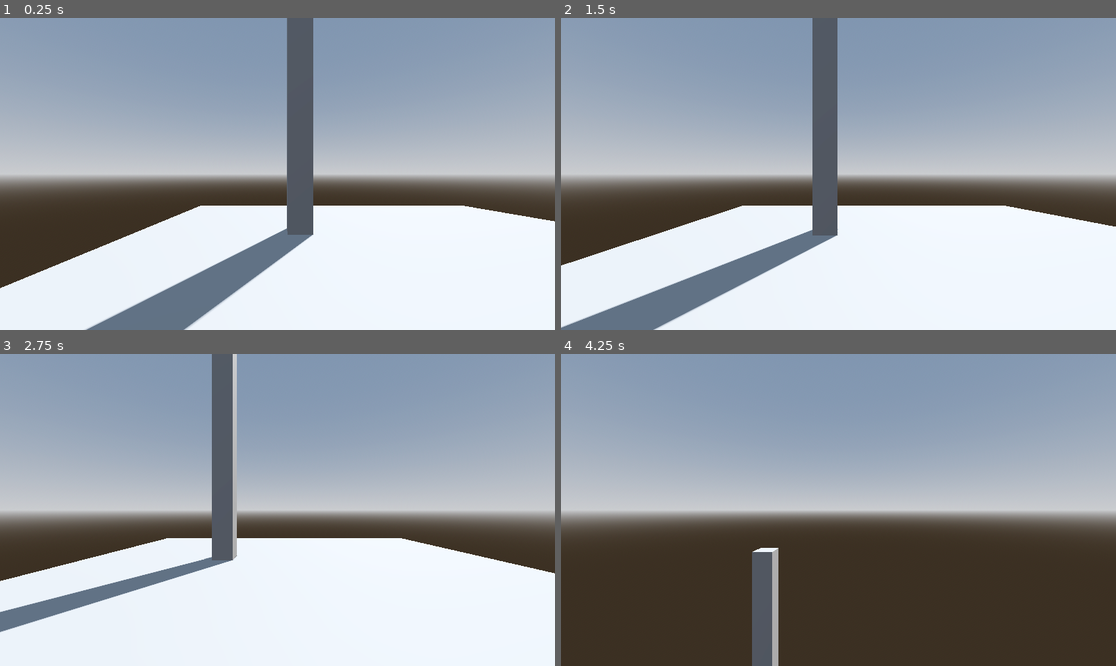
Above: before the commit, frames 1-4 (two rows, left to right).
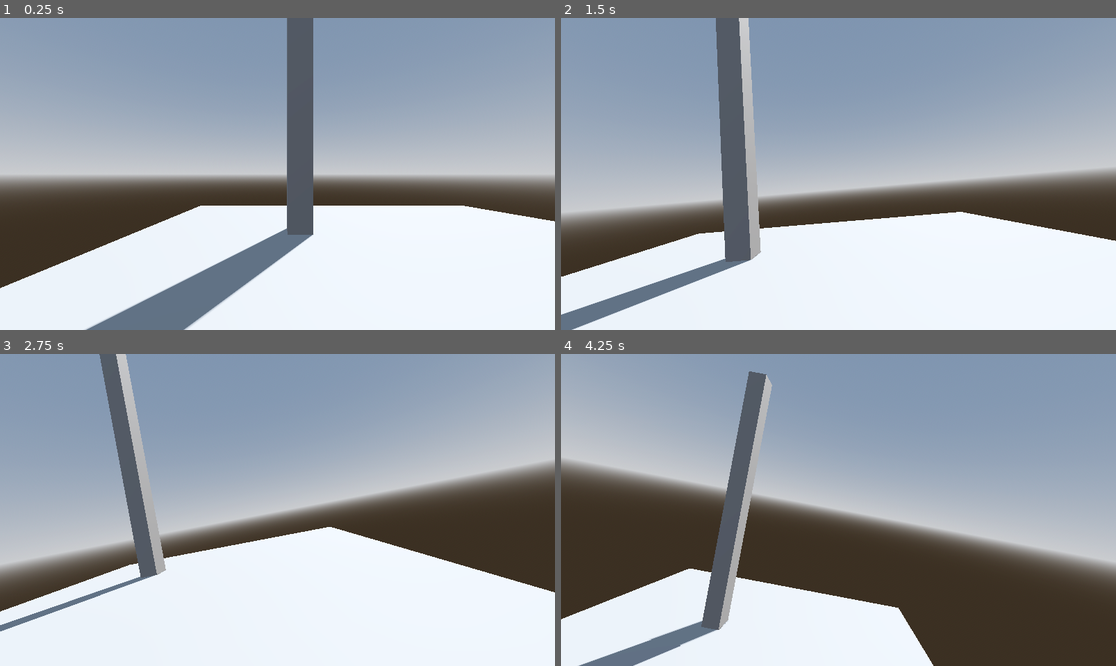
Above: after the commit, the same moments.

Repository: j-ramljak/Dron.co
Game: Godot game, scene res://Scenes/main.tscn
Same seed, same stepped clock (60 frames per second), same inputs: the game is played once before the commit and once after it.
Inputs:
- Up to frame 1 (0.25 s): no input
- Up to frame 2 (1.5 s): hold Right (go_right) 0.53-1.28 s; tap Up (go_front) at 0.6, 1.35 s; hold Down (go_back) from 1.28 s (still down)
- Up to frame 3 (2.75 s): release Down (go_back) at 2.03 s; hold Right (go_right) from 2.03 s (still down); tap Up (go_front) at 2.1 s
- Up to frame 4 (4.25 s): release Right (go_right) at 2.78 s; hold W (go_up) 2.78-3.53 s; tap Up (go_front) at 2.85, 3.6 s; hold Left (go_left) from 3.53 s (still down)

The runs differ from the first frame. In frame 1, less than 0.1% of the frame differs, in the area x 1-97%, y 60-86%; in frame 2, 23%; in frame 3, 26%; in frame 4, 35%, in the area x 0-100%, y 5-100%.

Commit message:
Rotation effect

Diff:
--- a/Scenes/drone_player.gd
+++ b/Scenes/drone_player.gd
@@ -1,45 +1,57 @@
 extends CharacterBody3D
 
-const SPEED = 5.0
-const JUMP_VELOCITY = 4.5
-const JOYSTICK_LOOK_SENSITIVITY = 2.0
+@export var SPEED = 50.0
+@export var JOYSTICK_LOOK_SENSITIVITY = 2.0
+@export var FRICTION = 0.9
+@export var TILT_STRENGTH = 0.2
+@export var TILT_SMOOTHNESS = 4.0
 
 @onready var head = $Head
 @onready var camera = $Head/Camera3D
-var acceleration_x=0
-var acceleration_y=0
-var acceleration_z=0
+
+var acceleration := Vector3.ZERO
+
 func _physics_process(delta: float) -> void:
+	# Movement
+	var input_dir := Input.get_vector("go_left", "go_right", "go_front", "go_back")
+	var direction := (transform.basis * Vector3(input_dir.x, 0, input_dir.y)).normalized()
 
-	# Add the gravity.
-	#if not is_on_floor():
-		#velocity += get_gravity() * delta
+	if direction != Vector3.ZERO:
+		acceleration.x = direction.x * SPEED
+		acceleration.z = direction.z * SPEED
+	else:
+		acceleration.x = 0.0
+		acceleration.z = 0.0
 
-	# Movement input
-	var input_dir := Input.get_vector("go_left", "go_right", "go_front", "go_back")
-
-	var direction := (transform.basis * Vector3(input_dir.x, 0, input_dir.y)).normalized()
-	if direction:
-		acceleration_x= direction.x * SPEED
-		acceleration_z= direction.z * SPEED
-	else:
-		acceleration_x= 0.01
-		acceleration_z = 0.0
-	var a=sqrt(acceleration_x**2+acceleration_z**2)
-	velocity.x += acceleration_x * delta
-	velocity.z += acceleration_z * delta
-
-	#trenje
-	velocity.x*=0.98
-	velocity.z*=0.98
-
+	# Rotation (yaw)
 	var look_input := Input.get_axis("rotate_left", "rotate_right")
-	var throttle_input := Input.get_axis("go_up", "go_down")
-
 	if abs(look_input) > 0.05:
 		rotate_y(-look_input * JOYSTICK_LOOK_SENSITIVITY * delta)
 
-	if abs(throttle_input) > 0.1:
-		velocity.y=-throttle_input*10
+	# Throttle (up/down)
+	var throttle_input := Input.get_axis("go_up", "go_down")
+	if abs(throttle_input) > 0.05:
+		acceleration.y = -throttle_input * SPEED
+	else:
+		acceleration.y = 0.0
+
+	# Velocity
+	velocity += acceleration * delta
+	velocity *= FRICTION
+
+	# Hover effect
+	position.y += sin(Time.get_ticks_msec() / 500.0) / 1000.0
 
 	move_and_slide()
+
+	# Rotation effect
+	if direction != Vector3.ZERO:
+		var local_dir := global_transform.basis.inverse() * direction
+		var target_rot_x = local_dir.z * TILT_STRENGTH
+		var target_rot_z = -local_dir.x * TILT_STRENGTH
+
+		rotation.x = lerp(rotation.x, target_rot_x, TILT_SMOOTHNESS * delta)
+		rotation.z = lerp(rotation.z, target_rot_z, TILT_SMOOTHNESS * delta)
+	else:
+		rotation.x = lerp(rotation.x, 0.0, TILT_SMOOTHNESS * delta)
+		rotation.z = lerp(rotation.z, 0.0, TILT_SMOOTHNESS * delta)
